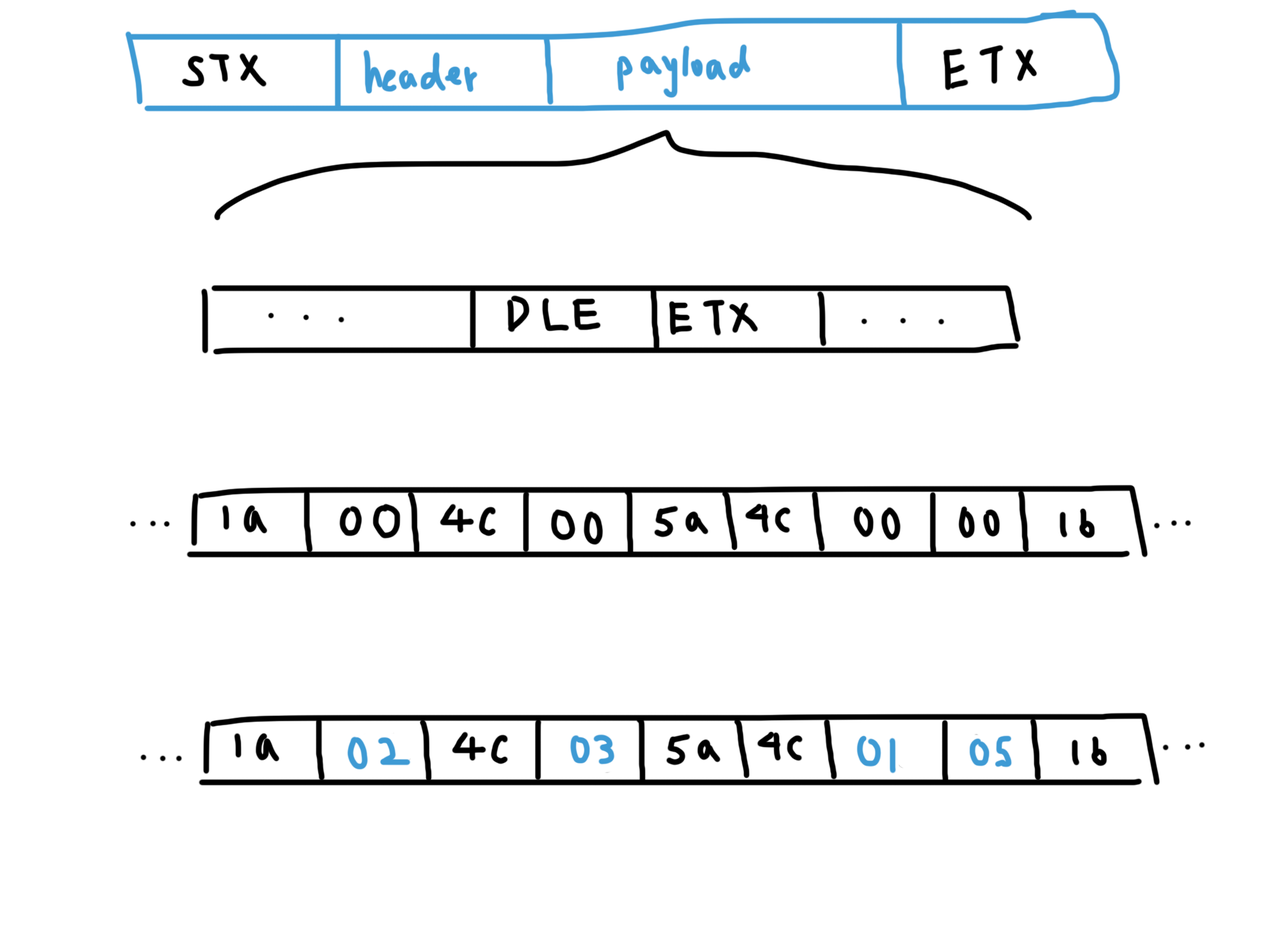
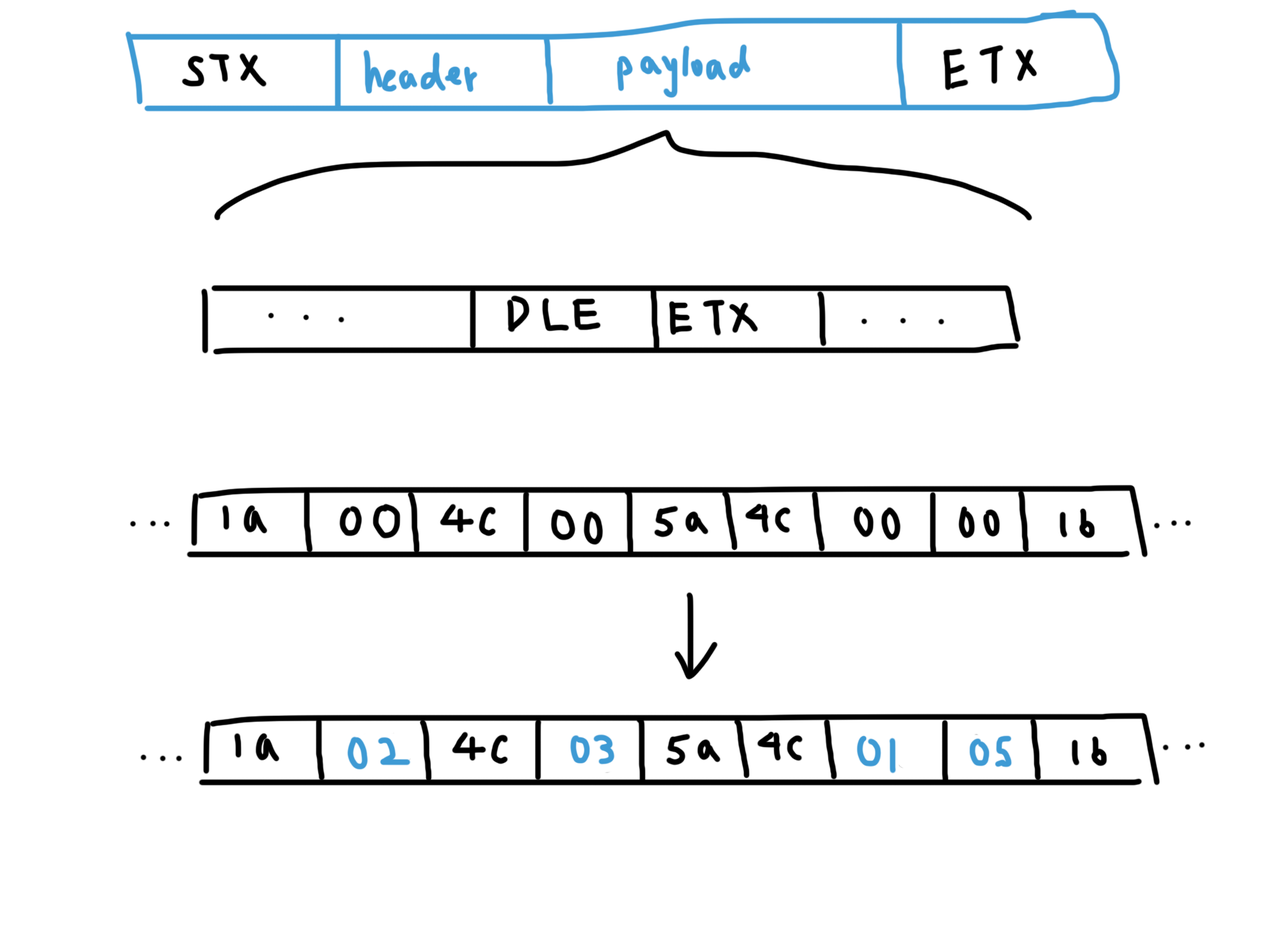
Layered file, before and after one edit (1267x950). Changes by layer:
painted on "Layer 1" over 673, 591, 718, 680
